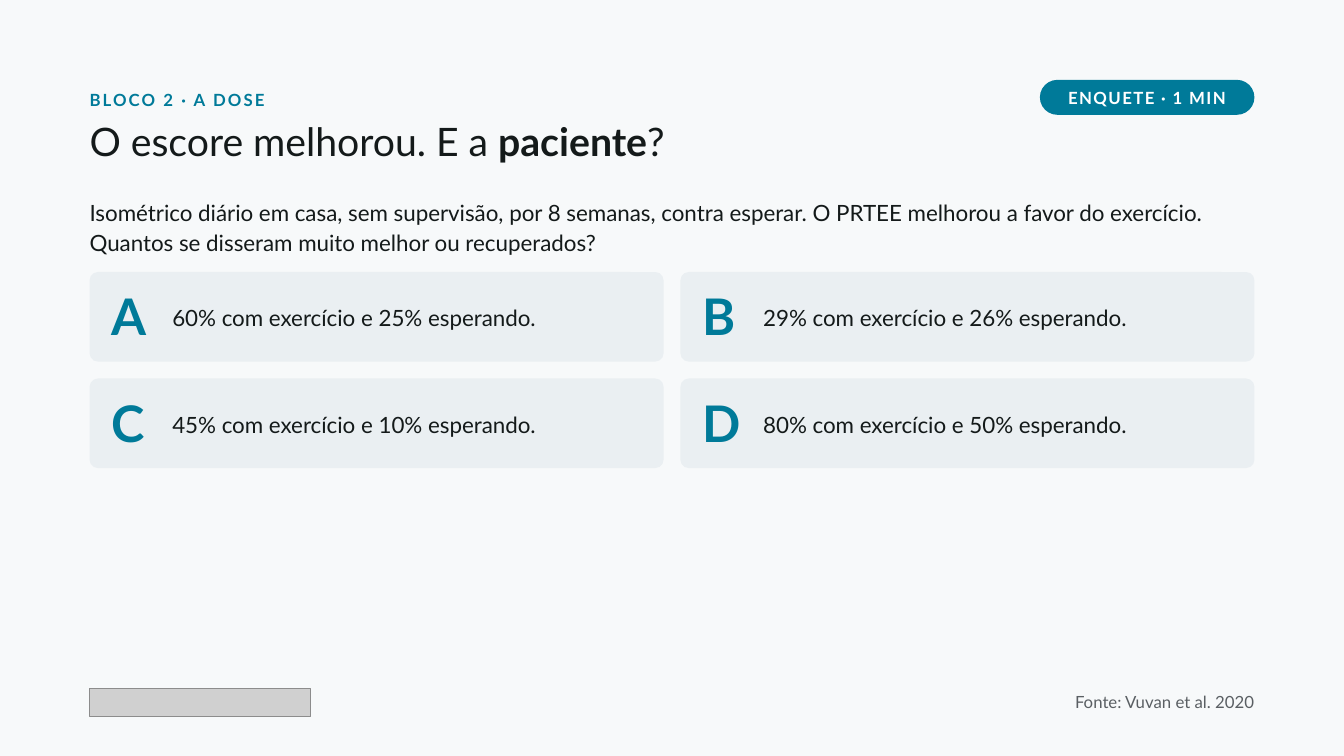
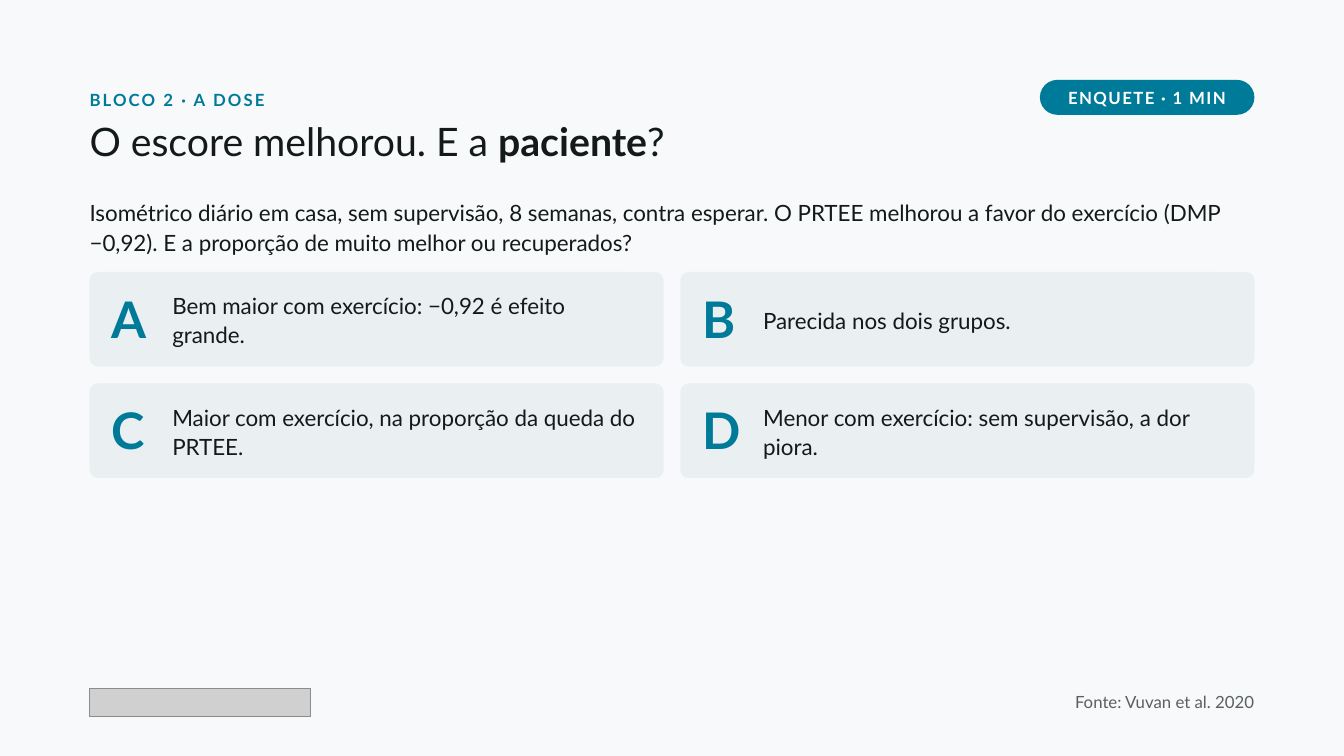
Before and after one commit to dossantosdanieel/illic, a slide deck: slide 9 of aulas/2026-11-cotovelo-lateral-2-reabilitacao/04_aula/cotovelo-lateral-2-reabilitacao.pptx. Drawn at 1344x756 pixels with LibreOffice and Linux fonts; fonts in the diff are those of the drawing; grey boxes stand for pictures. Boxes give left, top, right and bottom in pixels: in the first picture for what was removed or moved away, otherwise in the second. Text is boxed around its words. In the diff, an @@ line names an element or a change of style, - is before the commit and + after.

```diff
--- a/aulas/2026-11-cotovelo-lateral-2-reabilitacao/04_aula/cotovelo-lateral-2-reabilitacao.pptx
+++ b/aulas/2026-11-cotovelo-lateral-2-reabilitacao/04_aula/cotovelo-lateral-2-reabilitacao.pptx
@@ text at (90,204,1221,255): text changed @@
-Isométrico diário em casa, sem supervisão, por 8 semanas, contra esperar. O PRTEE melhorou a favor do exercício. Quantos se disseram muito melhor ou recuperados?
+Isométrico diário em casa, sem supervisão, 8 semanas, contra esperar. O PRTEE melhorou a favor do exercício (DMP −0,92). E a proporção de muito melhor ou recuperados?
@@ rounded rectangle: place and size @@
-rounded rectangle at (90,272,663,362)
+rounded rectangle at (90,272,663,367)
@@ text at (172,297,565,347): text changed @@
-60% com exercício e 25% esperando.
+Bem maior com exercício: −0,92 é efeito grande.
@@ rounded rectangle: place and size @@
-rounded rectangle at (681,272,1254,362)
+rounded rectangle at (681,272,1254,367)
@@ text at (763,312,1010,333): text changed @@
-29% com exercício e 26% esperando.
+Parecida nos dois grupos.
@@ rounded rectangle: place and size @@
-rounded rectangle at (90,378,663,468)
+rounded rectangle at (90,383,663,478)
@@ proportions changed in 4 elements at (90,272,663,367), (681,272,1254,367), (90,383,663,478), (681,383,1254,478) @@
@@ rounded rectangle: place and size @@
-rounded rectangle at (681,378,1254,468)
+rounded rectangle at (681,383,1254,478)
@@ text "C": place and size @@
-text "C" at (112,405,145,443)
+text "C" at (112,412,145,450)
@@ text at (172,409,635,455): text changed @@
-45% com exercício e 10% esperando.
+Maior com exercício, na proporção da queda do PRTEE.
@@ text "D": place and size @@
-text "D" at (703,405,741,442)
+text "D" at (703,412,741,449)
@@ text at (763,409,1190,459): text changed @@
-80% com exercício e 50% esperando.
+Menor com exercício: sem supervisão, a dor piora.
```
Also in this commit, not shown: 13 other slides changed, 18 other files.
